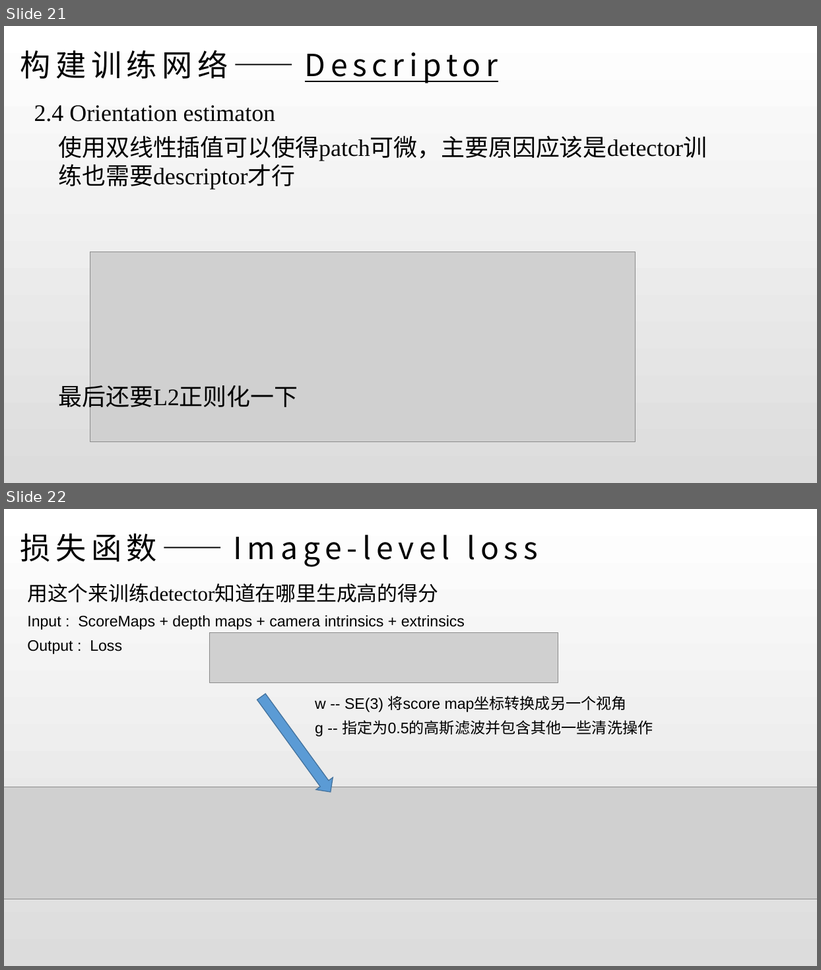
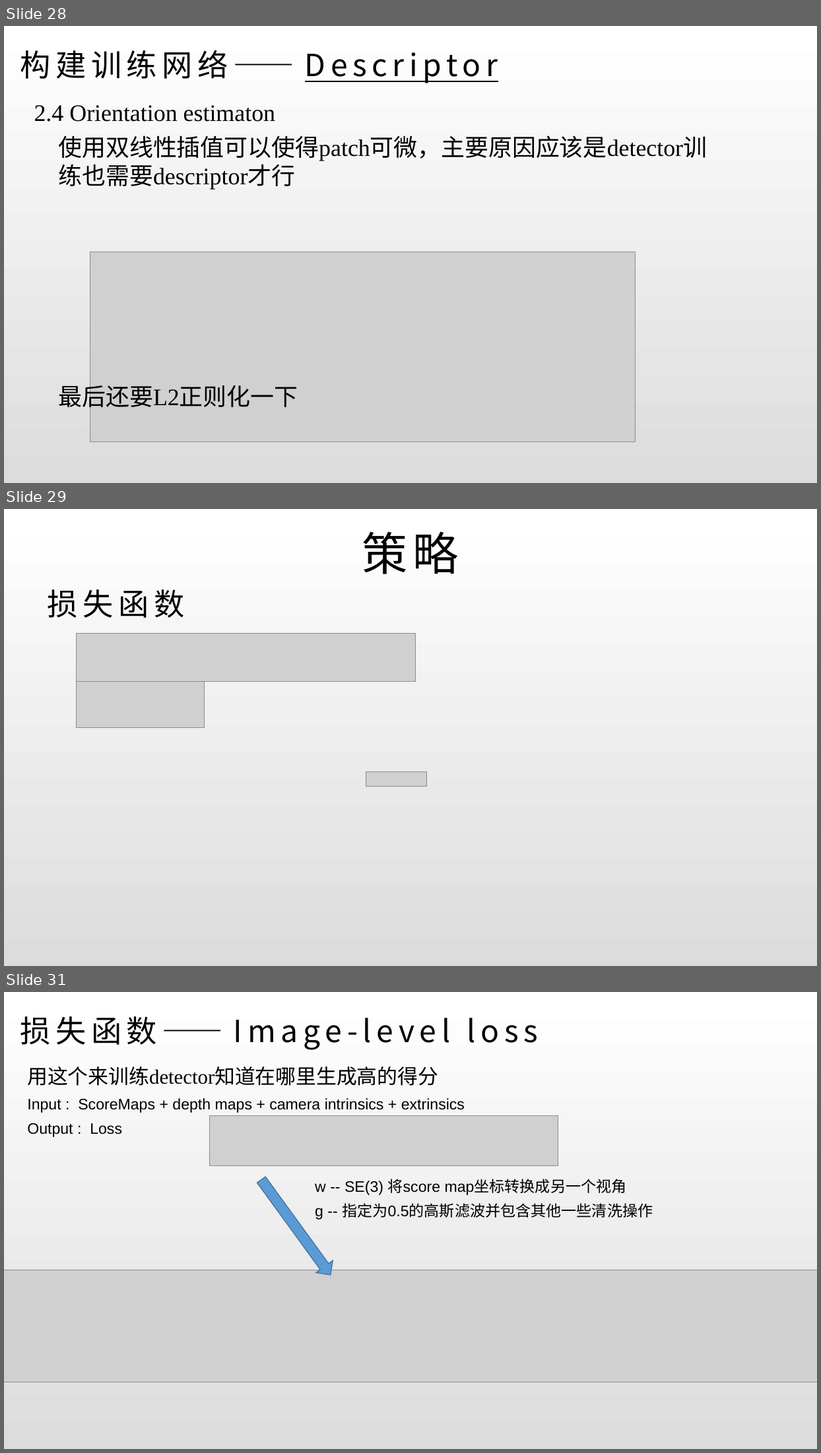
Before and after one commit to iamwangyabin/Awesome-Papers, a slide deck: paper/LF.pptx. Shown one above the other, each under a label of ours: slides 21 and 22 before the commit, slides 28, 29 and 31 after it; the slides between them are not shown. The pictures are 821x970 and 821x1453 pixels, drawn with LibreOffice and Linux fonts; fonts in the diff are those of the drawing; grey boxes stand for pictures. Boxes give left, top, right and bottom in pixels: in the first picture for what was removed or moved away, otherwise in the second. Text is boxed around its words. In the diff, an @@ line names an element or a change of style, - is before the commit and + after.

```diff
--- a/paper/LF.pptx
+++ b/paper/LF.pptx
@@ slide 29 added at [4,509,817,966], background gradient #FFFFFF to #DCDCDC @@
@@ title added at [362,531,459,574], 54 pt, text #000000 @@
+策略
@@ text added at [48,590,185,618], 36 pt, text #000000 @@
+损失函数
@@ picture added at [77,634,416,682] @@
@@ picture added at [77,682,204,728] @@
@@ picture added at [366,772,427,787] @@
@@ what was slide 21 is now slide 28 @@
@@ what was slide 22 is now slide 31 @@
```
Also in this commit, not shown: 8 slides changed, 13 other slides added.
